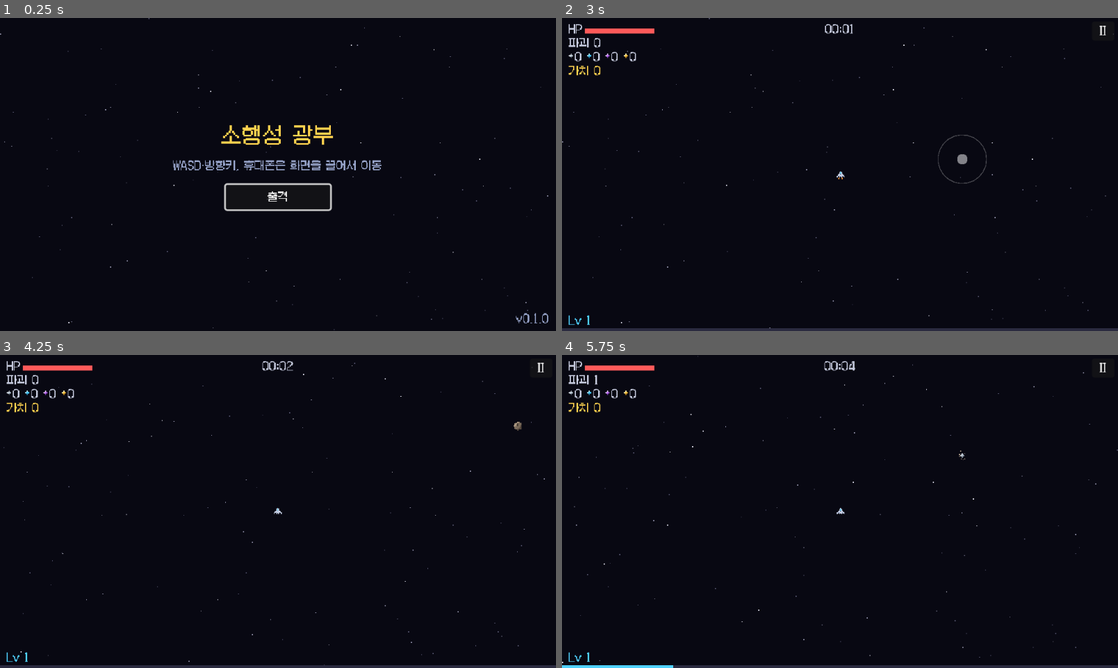
Above: before the commit, frames 1-4 (two rows, left to right).
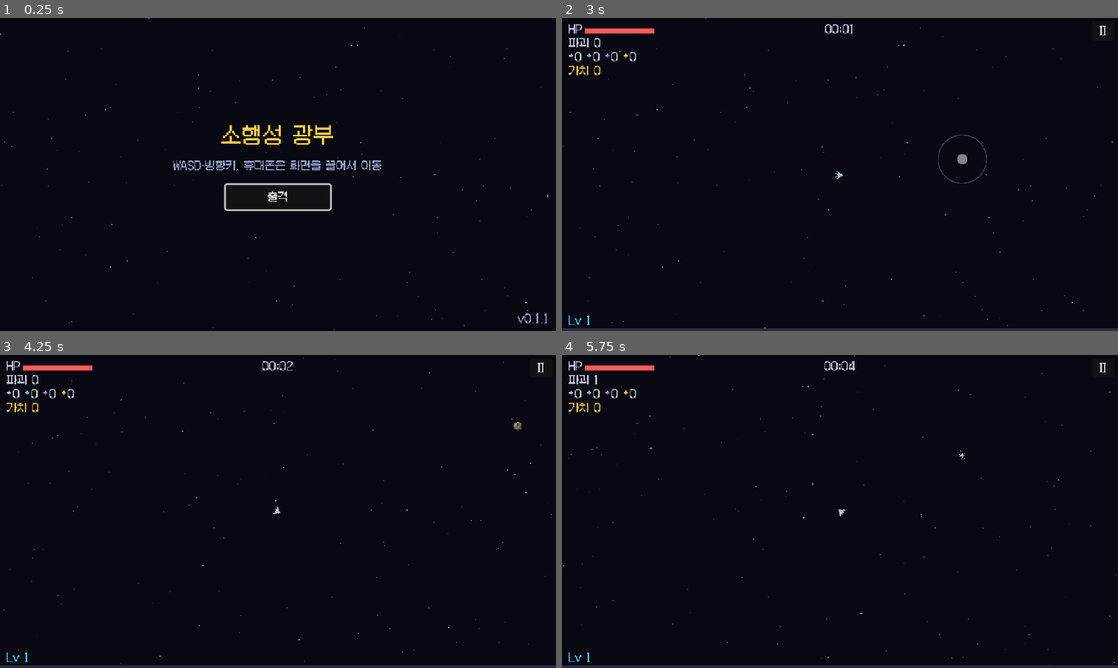
Above: after the commit, the same moments.

Repository: jaehyo-dev/asteroid-miner
Game: Godot game, scene res://scenes/main.tscn
Same seed, same stepped clock (60 frames per second), same inputs: the game is played once before the commit and once after it.
Inputs (mouse positions are in pixels of both pictures, inside the frame that each line leads up to):
- Up to frame 1 (0.25 s): no input
- Up to frame 2 (3 s): click "출격" at 0.5 s; click "II" at 1.25 s; click "계속하기" at 2 s; tap Enter (confirm) at 2.75, 2.85 s; move the mouse to (962, 158) at 2.77 s; hold D (move_right) from 2.78 s (still down); click (962, 158) at 2.92 s
- Up to frame 3 (4.25 s): tap Space at 3.02 s; release D (move_right) at 3.5 s; drag from (166, 527) to (250, 574) at 3.52 s
- Up to frame 4 (5.75 s): move the mouse to (895, 442) at 4.27 s; hold D (move_right) 4.28-5 s; tap Keypad Enter at 4.35 s; drag from (812, 574) to (673, 464) at 5.02 s

The runs differ from the first frame. In frame 1, 0.1% of the frame differs, in the area x 0-99%, y 5-99%; in frame 2, 0.2%; in frame 3, 0.2%; in frame 4, 0.4%, in the area x 0-100%, y 0-100%.

Commit message:
v0.1.1: 우주선 방향, 광물 경험치, 탄 발사 형태, 별 배경 수정 (작업 중 보존)
Co-Authored-By: Claude Opus 5.5 <noreply@anthropic.com>
Claude-Session: https://claude.ai/code/session_01SA6thFTzKNGHA2UYPfpjGv

Diff:
--- a/project.godot
+++ b/project.godot
@@ -7,7 +7,7 @@
 
 config/name="소행성 광부"
 config/description="소행성 지대로 출격해 자동 공격으로 버티며 광물을 캐는 픽셀 아트 로그라이트 채굴 슈터"
-config/version="0.1.0"
+config/version="0.1.1"
 run/main_scene="res://scenes/main.tscn"
 config/features=PackedStringArray("4.7", "GL Compatibility")
 boot_splash/bg_color=Color(0.03, 0.03, 0.07, 1)
--- a/scripts/balance.gd
+++ b/scripts/balance.gd
@@ -18,6 +18,8 @@
 const SHIP_MAX_HP := 100.0
 ## 맞은 뒤 무적 시간. 이 시간 동안은 운석과 부딪혀도 데미지가 없다.
 const SHIP_INVULN_TIME := 1.0
+## 우주선이 이동 방향으로 도는 속도 (라디안/초). 클수록 빨리 돈다 (10이면 반 바퀴에 약 0.3초).
+const SHIP_TURN_SPEED := 10.0
 
 # ── 휴대폰 가상 조이스틱 ─────────────────────────────
 ## 손가락을 이만큼 끌면 최고 속도
@@ -26,11 +28,11 @@
 const JOYSTICK_DEAD_ZONE := 0.15
 
 # ── 운석 ─────────────────────────────────────────────
-## 크기별 수치: 반지름, 체력(탄 몇 발), 부딪혔을 때 데미지, 속도 범위, 부서질 때 떨어뜨리는 광물 수, 경험치
+## 크기별 수치: 반지름, 체력(탄 몇 발), 부딪혔을 때 데미지, 속도 범위, 부서질 때 떨어뜨리는 광물 수
 const ASTEROID_TYPES := [
-	{"name": "작은 운석", "radius": 5.0, "hp": 1.0, "damage": 8.0, "speed_min": 45.0, "speed_max": 75.0, "minerals": 1, "xp": 1},
-	{"name": "중간 운석", "radius": 9.0, "hp": 2.0, "damage": 14.0, "speed_min": 32.0, "speed_max": 55.0, "minerals": 1, "xp": 2},
-	{"name": "큰 운석", "radius": 14.0, "hp": 3.0, "damage": 22.0, "speed_min": 22.0, "speed_max": 40.0, "minerals": 2, "xp": 4},
+	{"name": "작은 운석", "radius": 5.0, "hp": 1.0, "damage": 8.0, "speed_min": 45.0, "speed_max": 75.0, "minerals": 1},
+	{"name": "중간 운석", "radius": 9.0, "hp": 2.0, "damage": 14.0, "speed_min": 32.0, "speed_max": 55.0, "minerals": 1},
+	{"name": "큰 운석", "radius": 14.0, "hp": 3.0, "damage": 22.0, "speed_min": 22.0, "speed_max": 40.0, "minerals": 2},
 ]
 ## 운석 체력은 이 시간(초)마다 기본값만큼 계단식으로 늘어난다 (0~75초 1배, 75초부터 2배, 150초부터 3배 …).
 const ASTEROID_HP_GROWTH_TIME := 75.0
@@ -64,20 +66,27 @@
 const BULLET_SPEED := 260.0
 const BULLET_DAMAGE := 1.0
 const BULLET_RADIUS := 1.5
-## 한 번에 쏘는 탄 수 (여러 발이면 부채꼴로 퍼짐)
+## 한 번에 쏘는 탄 수
+## 발사 형태: 1발 직선 / 2발 나란히 / 홀수(3, 5…) 가운데 1발 + 양옆 부채꼴 / 짝수(4, 6…) 가운데 2발 나란히 + 양옆 부채꼴
 const BULLET_COUNT := 1
+## 부채꼴로 퍼지는 탄 사이의 각도
 const MULTI_SHOT_SPREAD_DEG := 12.0
+## 나란히 나가는 두 발 사이의 간격 (픽셀). 작은 운석(반지름 5)도 두 발 다 맞을 만큼 좁게.
+const PARALLEL_SHOT_GAP := 4.0
 ## 탄은 사거리보다 이 비율만큼 더 날아가고 사라진다.
 const BULLET_LIFETIME_FACTOR := 1.15
 
 # ── 광물 ─────────────────────────────────────────────
 ## 등급별: 이름, 나올 비율, 가치. 탄으로 부순 운석에서만 떨어진다 (몸으로 부딪혀 부순 운석은 없음).
+## 광물을 주우면 가치 × MINERAL_XP_PER_VALUE 만큼 경험치를 얻는다 (운석을 부숴서는 경험치를 얻지 않음).
 const MINERAL_GRADES := [
 	{"name": "일반", "weight": 80.0, "value": 1},
 	{"name": "희귀", "weight": 15.0, "value": 5},
 	{"name": "영웅", "weight": 4.0, "value": 20},
 	{"name": "전설", "weight": 1.0, "value": 100},
 ]
+## 광물 가치 1당 경험치. 등급별 경험치 = 가치 × 이 값 (반올림, 최소 1)
+const MINERAL_XP_PER_VALUE := 1.0
 ## 광물이 떨어질 때 운석 자리에서 흩어지는 최대 거리
 const MINERAL_SCATTER := 6.0
 ## 자석 범위: 이 안에 들어온 광물은 우주선으로 끌려온다.
@@ -90,10 +99,10 @@
 const MAX_MINERALS := 300
 
 # ── 경험치와 레벨업 강화 ─────────────────────────────
-## 레벨업에 필요한 경험치 = XP_BASE + (현재 레벨 - 1) × XP_GROWTH  (1→2: 5, 2→3: 11, 3→4: 17 …)
-## 경험치는 탄으로 운석을 부수면 얻는다 (크기별 xp는 ASTEROID_TYPES).
-const XP_BASE := 5
-const XP_GROWTH := 6
+## 레벨업에 필요한 경험치 = XP_BASE + (현재 레벨 - 1) × XP_GROWTH  (1→2: 8, 2→3: 25, 3→4: 42 …)
+## 경험치는 광물을 주우면 얻는다 (광물 가치 × MINERAL_XP_PER_VALUE).
+const XP_BASE := 8
+const XP_GROWTH := 17
 ## 레벨업 메뉴가 뜬 직후 이 시간 동안은 고를 수 없다 (게임 중 갑자기 뜬 메뉴를 실수로 누르지 않게)
 const LEVEL_UP_INPUT_DELAY := 0.35
 ## 레벨업 때 보여 주는 강화 수
--- a/scripts/logic/run_sim.gd
+++ b/scripts/logic/run_sim.gd
@@ -41,6 +41,8 @@
 var max_hp := Balance.SHIP_MAX_HP
 ## 남은 무적 시간
 var invuln := 0.0
+## 우주선이 바라보는 방향 (라디안, 0 = 오른쪽, -PI/2 = 위쪽). 멈추면 마지막 방향을 유지한다.
+var facing := -PI / 2.0
 var alive := true
 ## 출격 후 지난 시간
 var time := 0.0
@@ -102,6 +104,8 @@
 	time += delta
 	invuln = maxf(invuln - delta, 0.0)
 	player_pos += move.limit_length(1.0) * move_speed * delta
+	if move != Vector2.ZERO:
+		facing = turn_toward(facing, move.angle(), Balance.SHIP_TURN_SPEED * delta)
 
 	_spawn_timer -= delta
 	while _spawn_timer <= 0.0:
@@ -172,11 +176,11 @@
 	# 움직이는 운석이 탄과 만날 지점을 노린다.
 	var base_angle := intercept_angle(player_pos, target.pos, target.vel, Balance.BULLET_SPEED)
 	var life := fire_range / Balance.BULLET_SPEED * Balance.BULLET_LIFETIME_FACTOR
-	for angle in spread_angles(base_angle, bullet_count, deg_to_rad(Balance.MULTI_SHOT_SPREAD_DEG)):
+	for shot in shot_pattern(base_angle, bullet_count, deg_to_rad(Balance.MULTI_SHOT_SPREAD_DEG), Balance.PARALLEL_SHOT_GAP):
 		var b := Bullet.new()
-		b.pos = player_pos
-		b.prev_pos = player_pos
-		b.vel = Vector2.from_angle(angle) * Balance.BULLET_SPEED
+		b.pos = player_pos + shot.offset
+		b.prev_pos = b.pos
+		b.vel = Vector2.from_angle(shot.angle) * Balance.BULLET_SPEED
 		b.life = life
 		b.damage = bullet_damage
 		bullets.append(b)
@@ -225,7 +229,6 @@
 	kills += 1
 	destroyed.append(a)
 	events.append("destroy")
-	gain_xp(int(Balance.ASTEROID_TYPES[a.type]["xp"]))
 	for i in int(Balance.ASTEROID_TYPES[a.type]["minerals"]):
 		drop_mineral(a.pos + Vector2.from_angle(rng.randf() * TAU) * rng.randf_range(0.0, Balance.MINERAL_SCATTER))
 
@@ -308,6 +311,7 @@
 	collected[grade] += 1
 	mineral_value += int(Balance.MINERAL_GRADES[grade]["value"])
 	events.append("pickup")
+	gain_xp(mineral_xp(grade))
 
 
 ## 우주선과 부딪힌 운석: 무적이 아니면 데미지를 주고 부서진다. 무적 중에는 그냥 지나간다.
@@ -329,6 +333,11 @@
 	for g in Balance.MINERAL_GRADES:
 		result.append(float(g["weight"]))
 	return result
+
+
+## 광물 한 개를 주웠을 때 얻는 경험치: 가치 × 비율 (반올림, 최소 1)
+static func mineral_xp(grade: int) -> int:
+	return maxi(1, roundi(float(Balance.MINERAL_GRADES[grade]["value"]) * Balance.MINERAL_XP_PER_VALUE))
 
 
 ## 등급별 개수 → 총 가치
@@ -390,12 +399,35 @@
 	return (to_target + target_vel * t).angle()
 
 
-## 여러 발을 쏠 때 각 탄의 각도: 가운데를 기준으로 spread 간격의 부채꼴
-static func spread_angles(center: float, count: int, spread: float) -> PackedFloat64Array:
-	var result := PackedFloat64Array()
-	for i in maxi(count, 1):
-		result.append(center + (i - (maxi(count, 1) - 1) / 2.0) * spread)
+## 한 번 발사할 때 각 탄의 방향과 출발 위치 (우주선 기준).
+## - 1발: 직선 / 2발: 같은 방향으로 gap만큼 떨어져 나란히
+## - 홀수(3, 5…): 가운데 1발 + 양옆으로 spread 간격의 부채꼴
+## - 짝수(4, 6…): 가운데 2발 나란히 + 양옆으로 spread 간격의 부채꼴
+## 결과는 {angle, offset} 목록 (왼쪽 → 오른쪽 순서)
+static func shot_pattern(center: float, count: int, spread: float, gap: float) -> Array[Dictionary]:
+	count = maxi(count, 1)
+	var result: Array[Dictionary] = []
+	# 진행 방향에 수직인 방향 (나란히 붙은 두 발을 벌리는 쪽)
+	var side := Vector2.from_angle(center + PI / 2.0)
+	var fan := (count - 1) / 2 if count % 2 == 1 else (count - 2) / 2  # 한쪽으로 퍼지는 탄 수
+	for i in range(fan, 0, -1):
+		result.append({"angle": center - i * spread, "offset": Vector2.ZERO})
+	if count % 2 == 1:
+		result.append({"angle": center, "offset": Vector2.ZERO})
+	else:
+		result.append({"angle": center, "offset": -side * gap / 2.0})
+		result.append({"angle": center, "offset": side * gap / 2.0})
+	for i in range(1, fan + 1):
+		result.append({"angle": center + i * spread, "offset": Vector2.ZERO})
 	return result
+
+
+## 바라보는 방향을 목표 방향으로 최대 max_step(라디안)만큼 돌린다. 짧은 쪽으로 돈다.
+static func turn_toward(from: float, to: float, max_step: float) -> float:
+	var diff := wrapf(to - from, -PI, PI)
+	if absf(diff) <= max_step:
+		return wrapf(to, -PI, PI)
+	return wrapf(from + signf(diff) * max_step, -PI, PI)
 
 
 ## 지금 시간의 운석 등장 간격: 처음 SPAWN_RAMP_TIME 동안 MIN까지 줄고, 그 뒤로는 계속 절반씩 준다.
--- a/scripts/ui/starfield.gd
+++ b/scripts/ui/starfield.gd
@@ -1,12 +1,15 @@
 class_name Starfield
 extends Control
 ## 별 배경. scroll(카메라 위치)에 따라 층마다 다른 속도로 움직여 깊이감을 준다.
+## parallax 1.0 층(우주 먼지)은 월드에 고정되어 운석과 똑같이 움직이므로, 우주선이 움직이는 느낌이 분명해진다.
+## (먼 별만 있으면 별이 우주선을 따라오는 것처럼 보여 어색하다)
 
-## 층별: 별 개수, 움직임 비율, 밝기
+## 층별: 별 개수, 움직임 비율(카메라 이동 대비), 밝기
 const LAYERS := [
-	{"count": 50, "parallax": 0.1, "bright": 0.35},
-	{"count": 35, "parallax": 0.25, "bright": 0.6},
-	{"count": 20, "parallax": 0.5, "bright": 0.95},
+	{"count": 45, "parallax": 0.3, "bright": 0.35},
+	{"count": 30, "parallax": 0.55, "bright": 0.6},
+	{"count": 18, "parallax": 0.8, "bright": 0.95},
+	{"count": 30, "parallax": 1.0, "bright": 0.22},
 ]
 const STAR_SEED := 20261102
 
@@ -40,7 +43,11 @@
 		var layer: Dictionary = LAYERS[li]
 		var b: float = layer["bright"]
 		var color := Color(b, b, minf(b + 0.1, 1.0))
-		var offset := scroll * float(layer["parallax"])
 		for p in _stars[li]:
-			var pos := Vector2(fposmod(p.x * size.x - offset.x, size.x), fposmod(p.y * size.y - offset.y, size.y))
-			draw_rect(Rect2(pos.floor(), Vector2.ONE), color)
+			draw_rect(Rect2(star_position(p, size, scroll, float(layer["parallax"])).floor(), Vector2.ONE), color)
+
+
+## 별 하나의 화면 위치: 카메라가 움직인 만큼(× parallax) 반대로 밀리고, 화면 밖으로 나가면 반대편에서 나온다.
+static func star_position(ratio: Vector2, area: Vector2, camera: Vector2, parallax: float) -> Vector2:
+	var offset := camera * parallax
+	return Vector2(fposmod(ratio.x * area.x - offset.x, area.x), fposmod(ratio.y * area.y - offset.y, area.y))
--- a/scripts/world_view.gd
+++ b/scripts/world_view.gd
@@ -62,10 +62,13 @@
 	if sim.invuln > 0.0 and int(sim.invuln / BLINK_INTERVAL) % 2 == 1:
 		return
 	var tex := PixelArt.ship()
-	var top_left := (sim.player_pos - tex.get_size() / 2.0).round()
+	# 그림은 위쪽을 바라보므로 바라보는 방향(facing)에서 90도를 더해 돌린다.
+	draw_set_transform(sim.player_pos.round(), sim.facing + PI / 2.0)
+	var top_left := -(tex.get_size() / 2.0).floor()
 	if moving:
-		# 엔진 불꽃: 아래쪽 두 엔진에서 깜빡이는 2픽셀
+		# 엔진 불꽃: 뒤쪽 두 엔진에서 깜빡이는 픽셀
 		var flicker := int(sim.time * 20.0) % 2
 		for x in [2, 6]:
 			draw_rect(Rect2(top_left + Vector2(x, 7), Vector2(1, 1 + flicker)), PixelArt.FLAME_COLORS[flicker])
 	draw_texture(tex, top_left)
+	draw_set_transform(Vector2.ZERO)
--- a/tests/balance_bot.gd
+++ b/tests/balance_bot.gd
@@ -3,6 +3,7 @@
 ## 밸런스 확인용 자동 플레이 봇 (테스트 전용, 게임에는 포함되지 않음).
 ## 강화는 무작위로 고르고, 움직이는 방식만 다르다.
 ##   still: 가만히 있음 / wander: 2초마다 무작위 방향으로 돌아다님 / flee: 가까운 운석 반대로 피함
+##   collector: 가까운 운석은 피하고, 아니면 가장 가까운 광물을 주우러 감 (보통 플레이어에 가장 가까움)
 
 const STEP := 1.0 / 30.0
 
@@ -24,6 +25,18 @@
 				if turn <= 0.0:
 					turn = 2.0
 					move = Vector2.from_angle(rng.randf() * TAU)
+			"collector":
+				var danger := RunSim.nearest_asteroid(sim.player_pos, sim.asteroids, 45.0)
+				if danger != null:
+					move = (sim.player_pos - danger.pos).normalized()
+				else:
+					move = Vector2.ZERO
+					var best := 260.0
+					for m in sim.minerals:
+						var d := m.pos.distance_to(sim.player_pos)
+						if d < best:
+							best = d
+							move = (m.pos - sim.player_pos).normalized()
 			"flee":
 				var near := RunSim.nearest_asteroid(sim.player_pos, sim.asteroids, 80.0)
 				move = (sim.player_pos - near.pos).normalized() if near != null else Vector2.ZERO
@@ -33,6 +46,27 @@
 	return {"time": sim.time, "level": sim.level, "value": sim.mineral_value, "alive": sim.alive}
 
 
+## 정해진 시각마다의 평균 레벨 (레벨업 속도 확인용). 그 시각 전에 끝난 판은 마지막 레벨로 센다.
+static func average_levels(style: String, seeds: Array, marks: Array) -> Array[float]:
+	var sums: Array[float] = []
+	sums.resize(marks.size())
+	sums.fill(0.0)
+	for s in seeds:
+		var levels := _levels_at(style, s, marks)
+		for i in marks.size():
+			sums[i] += levels[i]
+	for i in marks.size():
+		sums[i] /= seeds.size()
+	return sums
+
+
+static func _levels_at(style: String, seed_value: int, marks: Array) -> Array[int]:
+	var result: Array[int] = []
+	for t in marks:
+		result.append(int(play(style, seed_value, t)["level"]))
+	return result
+
+
 ## 여러 판의 생존 시간 [최소, 중앙값, 최대]
 static func survival_stats(style: String, seeds: Array, max_time: float) -> Array[float]:
 	var times: Array[float] = []
--- a/tests/test_balance.gd
+++ b/tests/test_balance.gd
@@ -1,21 +1,39 @@
 extends TestCase
-## 밸런스 시뮬레이션 테스트: 봇이 무작위 강화로 플레이했을 때 한 판 길이 확인.
+## 밸런스 시뮬레이션 테스트: 봇이 무작위 강화로 플레이했을 때 한 판 길이와 레벨업 속도 확인.
 ## GAME_SPEC "한 판 길이 3~5분"을 기준으로, 수치를 바꿔도 크게 벗어나지 않게 지킨다.
-## (봇: 가만히 / 돌아다님 / 운석 피하기, 각각 8판)
+## 경험치는 광물을 주워야 얻으므로, 광물을 줍는 봇(collector)이 기준이다.
 
 const SEEDS := [1000, 1001, 1002, 1003, 1004, 1005, 1006, 1007]
 ## 이 시간 안에는 어떤 봇도 반드시 끝나야 한다 (강화를 쌓아도 끝없이 버틸 수 없음)
 const HARD_LIMIT := 600.0
-## 중앙값 허용 범위 (2분 30초 ~ 6분)
+## 움직이는 봇의 한 판 길이 중앙값 허용 범위 (2분 30초 ~ 6분)
 const MEDIAN_MIN := 150.0
 const MEDIAN_MAX := 360.0
-## 처음 2분 안에 끝나면 너무 어렵다
-const EARLIEST_END := 120.0
+## 이보다 빨리 끝나면 너무 어렵다
+const EARLIEST_END := 100.0
+## 광물을 줍는 봇의 평균 레벨 허용 범위: 2분, 4분 시점 (v0.1.0 기준 약 7.3, 11.4)
+const LEVEL_AT_120 := [6.0, 9.0]
+const LEVEL_AT_240 := [9.5, 13.5]
 
 
-func test_어떤_플레이도_한_판이_끝나고_길이가_알맞음() -> void:
-	for style in ["still", "wander", "flee"]:
+func test_움직이는_플레이는_한_판_길이가_알맞음() -> void:
+	for style in ["collector", "flee", "wander"]:
 		var st := BalanceBot.survival_stats(style, SEEDS, HARD_LIMIT + 1.0)
 		assert_true(st[2] <= HARD_LIMIT, "%s 최대 %.0f초 (10분 안에 끝나야 함)" % [style, st[2]])
 		assert_true(st[1] >= MEDIAN_MIN and st[1] <= MEDIAN_MAX, "%s 중앙값 %.0f초" % [style, st[1]])
 		assert_true(st[0] >= EARLIEST_END, "%s 최소 %.0f초 (너무 빨리 끝남)" % [style, st[0]])
+
+
+func test_가만히_있으면_강해지지_못해_일찍_끝나지만_바로_죽지는_않음() -> void:
+	var st := BalanceBot.survival_stats("still", SEEDS, HARD_LIMIT + 1.0)
+	assert_true(st[2] <= HARD_LIMIT, "최대 %.0f초" % st[2])
+	assert_true(st[0] >= EARLIEST_END, "최소 %.0f초" % st[0])
+	# 자석 범위 안에 떨어진 광물만 주우므로, 광물을 주우러 다니는 플레이보다 확실히 느리게 성장한다.
+	var still_level: int = BalanceBot.play("still", SEEDS[0], 120.0)["level"]
+	assert_true(still_level < LEVEL_AT_120[0], "가만히 있으면 2분 레벨 %d" % still_level)
+
+
+func test_광물을_주우면_레벨업_속도가_알맞음() -> void:
+	var levels := BalanceBot.average_levels("collector", SEEDS.slice(0, 6), [120.0, 240.0])
+	assert_true(levels[0] >= LEVEL_AT_120[0] and levels[0] <= LEVEL_AT_120[1], "2분 평균 레벨 %.1f" % levels[0])
+	assert_true(levels[1] >= LEVEL_AT_240[0] and levels[1] <= LEVEL_AT_240[1], "4분 평균 레벨 %.1f" % levels[1])
--- a/tests/test_main_scene.gd
+++ b/tests/test_main_scene.gd
@@ -39,3 +39,19 @@
 func test_광물_요약_문구() -> void:
 	assert_eq(Hud.minerals_text(PackedInt32Array([3, 0, 1, 0])), "일반 3 · 영웅 1")
 	assert_eq(Hud.minerals_text(PackedInt32Array([0, 0, 0, 0])), "없음")
+
+
+func test_별_배경_층은_카메라를_따라_밀림() -> void:
+	# 월드에 고정된 층(parallax 1.0)이 있어야 이동감이 난다.
+	var has_world_layer := false
+	for layer in Starfield.LAYERS:
+		if is_equal_approx(layer["parallax"], 1.0):
+			has_world_layer = true
+		assert_true(layer["parallax"] >= 0.3, "너무 느린 층은 우주선을 따라오는 것처럼 보임")
+	assert_true(has_world_layer, "월드 고정 층")
+	var area := Vector2(640, 360)
+	var before := Starfield.star_position(Vector2(0.5, 0.5), area, Vector2.ZERO, 1.0)
+	var after := Starfield.star_position(Vector2(0.5, 0.5), area, Vector2(10, 0), 1.0)
+	assert_eq(before - after, Vector2(10, 0), "카메라가 오른쪽으로 10 가면 별은 왼쪽으로 10")
+	var wrapped := Starfield.star_position(Vector2(0.01, 0.5), area, Vector2(20, 0), 1.0).x
+	assert_true(is_equal_approx(wrapped, 640.0 - 20.0 + 6.4), "화면 밖은 반대편에서: %f" % wrapped)
--- a/tests/test_run_sim.gd
+++ b/tests/test_run_sim.gd
@@ -225,15 +225,72 @@
 	assert_eq(RunSim.nearest_asteroid(Vector2(100, 10), sim.asteroids, 200.0), far)
 
 
-func test_여러_발은_가운데_기준_부채꼴() -> void:
-	var one := RunSim.spread_angles(1.0, 1, 0.2)
-	assert_eq(one.size(), 1)
-	assert_true(is_equal_approx(one[0], 1.0))
-	var three := RunSim.spread_angles(0.0, 3, 0.2)
-	assert_true(is_equal_approx(three[0], -0.2) and is_equal_approx(three[1], 0.0) and is_equal_approx(three[2], 0.2), "%s" % three)
-	var two := RunSim.spread_angles(0.0, 2, 0.2)
-	assert_true(is_equal_approx(two[0], -0.1) and is_equal_approx(two[1], 0.1), "%s" % two)
-
+func _angles(pattern: Array[Dictionary]) -> Array[float]:
+	var result: Array[float] = []
+	for shot in pattern:
+		result.append(float(shot.angle))
+	return result
+
+
+func test_탄_1발은_직선() -> void:
+	var p := RunSim.shot_pattern(1.0, 1, 0.2, 4.0)
+	assert_eq(p.size(), 1)
+	assert_true(is_equal_approx(p[0].angle, 1.0))
+	assert_eq(p[0].offset, Vector2.ZERO)
+
+
+func test_탄_2발은_퍼지지_않고_나란히() -> void:
+	var p := RunSim.shot_pattern(0.0, 2, 0.2, 4.0)  # 오른쪽으로 발사
+	assert_eq(p.size(), 2)
+	for shot in p:
+		assert_true(is_equal_approx(shot.angle, 0.0), "같은 방향")
+	# 진행 방향(오른쪽)에 수직으로 4픽셀 떨어져 있음
+	assert_true(p[0].offset.distance_to(p[1].offset) > 3.99 and p[0].offset.distance_to(p[1].offset) < 4.01, "간격 4")
+	assert_true(is_zero_approx(p[0].offset.x) and is_zero_approx(p[1].offset.x), "옆으로만 떨어짐")
+	assert_true(is_zero_approx((p[0].offset + p[1].offset).length()), "가운데 기준 대칭")
+
+
+func test_탄_3발은_가운데_1발과_양옆_부채꼴() -> void:
+	var p := RunSim.shot_pattern(0.0, 3, 0.2, 4.0)
+	var a := _angles(p)
+	assert_true(is_equal_approx(a[0], -0.2) and is_equal_approx(a[1], 0.0) and is_equal_approx(a[2], 0.2), "%s" % [a])
+	for shot in p:
+		assert_eq(shot.offset, Vector2.ZERO)
+
+
+func test_탄_4발은_가운데_2발_나란히와_양옆_부채꼴() -> void:
+	var p := RunSim.shot_pattern(0.0, 4, 0.2, 4.0)
+	var a := _angles(p)
+	assert_eq(p.size(), 4)
+	assert_true(is_equal_approx(a[0], -0.2) and is_equal_approx(a[3], 0.2), "양옆 %s" % [a])
+	assert_true(is_equal_approx(a[1], 0.0) and is_equal_approx(a[2], 0.0), "가운데 2발 같은 방향 %s" % [a])
+	assert_true(p[1].offset.distance_to(p[2].offset) > 3.99, "가운데 2발 나란히")
+	assert_eq(p[0].offset, Vector2.ZERO)
+	assert_eq(p[3].offset, Vector2.ZERO)
+
+
+func test_탄_5발과_6발() -> void:
+	var five := _angles(RunSim.shot_pattern(0.0, 5, 0.2, 4.0))
+	var expected5: Array[float] = [-0.4, -0.2, 0.0, 0.2, 0.4]
+	for i in 5:
+		assert_true(is_equal_approx(five[i], expected5[i]), "5발 %s" % [five])
+	var six := RunSim.shot_pattern(0.0, 6, 0.2, 4.0)
+	var a6 := _angles(six)
+	var expected6: Array[float] = [-0.4, -0.2, 0.0, 0.0, 0.2, 0.4]
+	for i in 6:
+		assert_true(is_equal_approx(a6[i], expected6[i]), "6발 %s" % [a6])
+	assert_true(six[2].offset.distance_to(six[3].offset) > 3.99, "6발 가운데 2발 나란히")
+
+
+func test_2발은_가운데_적에게_둘_다_맞음() -> void:
+	var sim := _quiet_sim(true)
+	sim.bullet_count = 2
+	var a := _add_asteroid(sim, Vector2(0, -80))  # 작은 운석
+	a.hp = 10.0
+	a.max_hp = 10.0
+	for i in 30:
+		sim.update(0.01, Vector2.ZERO)
+	assert_eq(a.hp, 8.0, "첫 발사의 두 발 모두 명중")
 
 func test_사거리_안_운석을_향해_자동_발사() -> void:
 	var sim := _quiet_sim(true)
@@ -506,3 +563,58 @@
 	sim.alive = false
 	sim.update(0.01, Vector2.ZERO)
 	assert_eq(sim.mineral_value, 0)
+
+
+# ── 우주선 방향 ──
+
+func test_우주선은_처음에_위쪽을_바라봄() -> void:
+	assert_true(is_equal_approx(RunSim.new(1).facing, -PI / 2.0))
+
+
+func test_이동하면_그_방향으로_부드럽게_돈다() -> void:
+	var sim := _quiet_sim()
+	sim.update(0.01, Vector2.DOWN)  # 위 → 아래, 반 바퀴
+	var turned := absf(angle_difference(-PI / 2.0, sim.facing))
+	assert_true(turned > 0.0 and turned <= Balance.SHIP_TURN_SPEED * 0.01 + 0.0001, "한 프레임에 조금만 돎: %f" % turned)
+	for i in 100:
+		sim.update(0.01, Vector2.DOWN)
+	assert_true(is_equal_approx(sim.facing, PI / 2.0), "결국 아래를 바라봄: %f" % sim.facing)
+
+
+func test_멈추면_마지막_방향을_유지() -> void:
+	var sim := _quiet_sim()
+	for i in 100:
+		sim.update(0.01, Vector2.RIGHT)
+	assert_true(is_zero_approx(sim.facing), "오른쪽")
+	for i in 50:
+		sim.update(0.01, Vector2.ZERO)
+	assert_true(is_zero_approx(sim.facing), "멈춰도 오른쪽 유지")
+
+
+func test_짧은_쪽으로_돈다() -> void:
+	# 오른쪽(0)에서 약간 위(-0.3)로: 시계 반대 방향으로 짧게
+	assert_true(is_equal_approx(RunSim.turn_toward(0.0, -0.3, 0.1), -0.1))
+	# 거의 왼쪽(3.0)에서 왼쪽 아래(-3.0)로: PI를 넘어 짧게 돈다
+	var r := RunSim.turn_toward(3.0, -3.0, 0.1)
+	assert_true(r > 3.0 or r < -3.0, "PI를 넘어감: %f" % r)
+	assert_true(is_equal_approx(RunSim.turn_toward(1.0, 1.05, 0.1), 1.05), "가까우면 바로 도착")
+
+
+func test_키보드와_조이스틱이_같은_방향이면_똑같이_돈다() -> void:
+	var by_key := _quiet_sim()
+	var by_stick := _quiet_sim()
+	var key := MoveInput.keyboard_vector(true, false, false, false)  # 왼쪽 키
+	var stick := MoveInput.joystick_vector(Vector2(100, 100), Vector2(40, 100), Balance.JOYSTICK_RADIUS, Balance.JOYSTICK_DEAD_ZONE)
+	for i in 20:
+		by_key.update(0.016, key)
+		by_stick.update(0.016, stick)
+	assert_true(is_equal_approx(by_key.facing, by_stick.facing), "%f / %f" % [by_key.facing, by_stick.facing])
+
+
+func test_바라보는_방향과_조준은_따로() -> void:
+	# 오른쪽으로 움직이면서 위쪽 운석을 쏜다
+	var sim := _quiet_sim(true)
+	_add_asteroid(sim, Vector2(0, -100)).hp = 100.0
+	sim.update(0.01, Vector2.RIGHT)
+	assert_true(sim.bullets[0].vel.normalized().y < -0.9, "탄은 위쪽")
+	assert_true(absf(sim.facing) < PI / 2.0, "우주선은 오른쪽으로 돌기 시작")
--- a/tests/test_upgrades.gd
+++ b/tests/test_upgrades.gd
@@ -154,16 +154,32 @@
 	assert_true(sim.upgrade_levels.is_empty(), "강화 단계는 그대로")
 
 
-func test_운석을_부수면_크기별_경험치() -> void:
+func test_운석을_부숴도_경험치는_없음() -> void:
 	for type in Balance.ASTEROID_TYPES.size():
 		var sim := _sim()
 		var a := RunSim.Asteroid.new()
 		a.type = type
 		a.pos = Vector2(500, 500)
 		sim.call("_on_asteroid_destroyed", a)
-		var expected := int(Balance.ASTEROID_TYPES[type]["xp"])
-		assert_eq(sim.xp + (Balance.XP_BASE if sim.level > 1 else 0), expected, "%d번 크기" % type)
+		assert_eq(sim.xp, 0, "%d번 크기" % type)
+		assert_eq(sim.level, 1)
 
+
+func test_광물을_주우면_가치에_비례한_경험치() -> void:
+	for grade in Balance.MINERAL_GRADES.size():
+		var expected := maxi(1, roundi(Balance.MINERAL_GRADES[grade]["value"] * Balance.MINERAL_XP_PER_VALUE))
+		assert_eq(RunSim.mineral_xp(grade), expected, Balance.MINERAL_GRADES[grade]["name"])
+	# 등급이 높을수록 경험치도 많다
+	for grade in range(1, Balance.MINERAL_GRADES.size()):
+		assert_true(RunSim.mineral_xp(grade) > RunSim.mineral_xp(grade - 1))
+
+
+func test_광물을_실제로_주우면_경험치가_오름() -> void:
+	var sim := _sim()
+	sim.drop_mineral(Vector2(1, 0)).grade = 0
+	sim.update(0.01, Vector2.ZERO)
+	assert_eq(sim.collected[0], 1)
+	assert_eq(sim.xp + (Upgrades.xp_to_next(1) if sim.level > 1 else 0), RunSim.mineral_xp(0))
 
 func test_탄_개수_강화는_실제로_여러_발_발사() -> void:
 	var sim := _sim()
Not shown, changed: CHANGELOG.md
Not shown, changed: CLAUDE.md
Not shown, changed: GAME_SPEC.md
